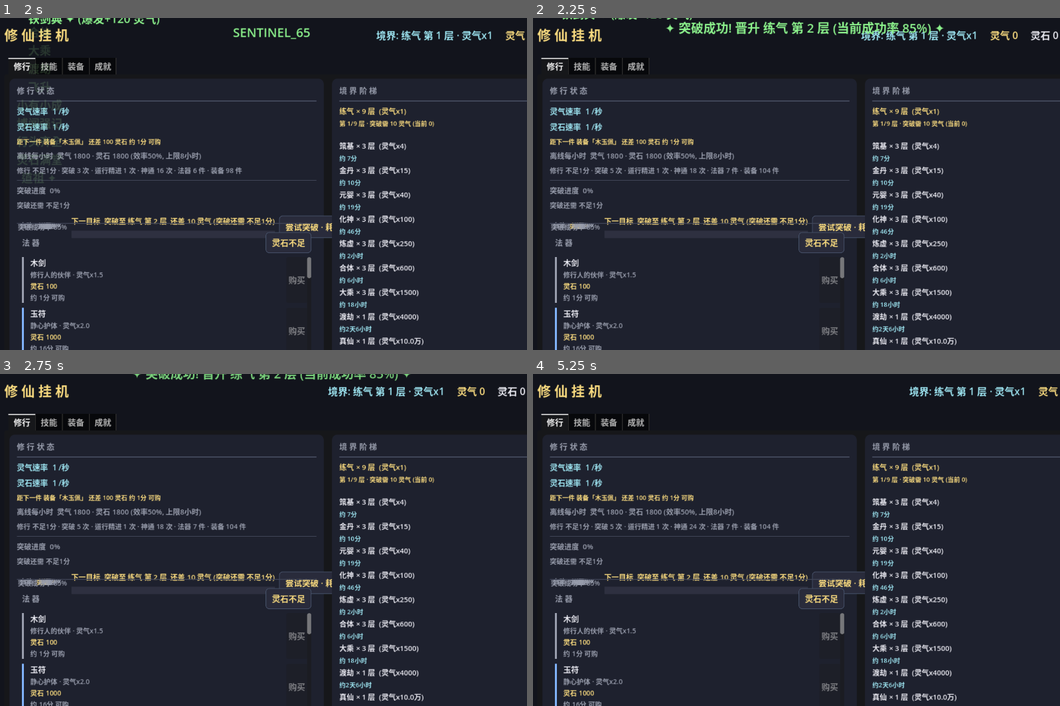
Above: before the commit, frames 1-4 (two rows, left to right).
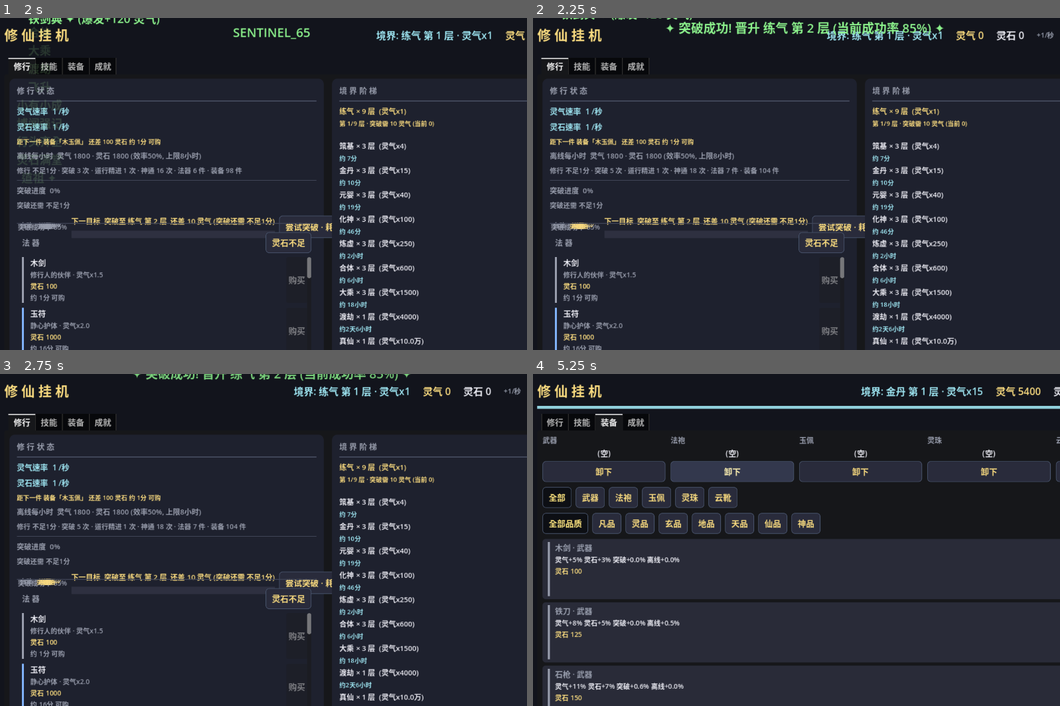
Above: after the commit, the same moments.

Repository: playerss/xiuxian-idle-godot
Game: Godot game, scene res://scenes/ui_test.tscn
The game is run twice, just before and just after one commit, with the same random seed, the same clock (stepped at 60 frames per second) and the same inputs. This scene is started directly instead of the project's main scene.
Inputs (mouse positions are in pixels of both pictures, inside the frame that each line leads up to):
- Up to frame 1 (2 s): click (326, 51) at 0.5 s; click "尝试突破 · 耗 90 灵气 (成功率99%)" at 1.25 s
- Up to frame 2 (2.25 s): click "尝试突破 · 耗 10 灵气 (成功率85%)" at 2 s
- Up to frame 3 (2.75 s): no input
- Up to frame 4 (5.25 s): click "自动突破: 开" at 2.75 s; click (1049, 583) at 3.5 s, where only the run before the commit has a clickable "自动购置: 关"; click (601, 470) at 4.25 s, where only the run before the commit has a clickable "卸下"; click (733, 470) at 5 s, where only the run before the commit has a clickable "卸下"

Frame 1 is identical in both runs. In frame 2, 0.9% of the frame differs, in the area x 7-100%, y 3-64%; in frame 3, 0.9%; in frame 4, 14%, in the area x 0-100%, y 3-100%.

Commit message:
feat(打磨-90): 顶栏 一键挂机 状态徽标 — 挂机 全程 自动 后 玩家 顶栏 扫视 不知 "一键挂机 已全开" 终态 (顶栏 自动 N/4 徽标 只 表达 部分开 进度, 全开 时 自动 4/4 与 挂机 终态 视觉 无区分, 修行页 一键挂机 按钮 在 突破区 需 切页 才见); 顶栏 自动 徽标 右侧 加 金色 圆角 徽标 "挂机" (4 自动开关 全开 才 显示, 部分开/全关 隐藏 — 与 打磨-73 自动 N/4 同父 同风格 但 只表达 全开 终态, 部分开 用 自动 N/4 表达 进度 本 徽标 隐藏 不重叠), 升级 flat Button 可点击热区 (手型光标+悬停 淡底 金边, 复用 打磨-73/74 徽标 模式): 点击=切 修行页 + 一键挂机 按钮 金边高亮 1.2s (按钮 normal 换 金边 2px 样式, 1.2s 自动恢复 构建时 缓存 默认 normal, 重入 kill 旧 tween, 复用 法器区/突破区 高亮 口径; 纯导航 无 存档/统计 副作用, 与 修行页 一键挂机 按钮 双向 可达); 全开 态 变化 才 刷 显隐 (auto_all_on 与 按钮 全开态 同口径, 读档恢复/外部 单开关 改 同步), tooltip=全开 口径+离线不触发+点击直达 说明; GameData 无新接口 (复用 打磨-88 auto_all_on 只读 全开态), main.gd _idle_badge 顶栏 子节点 (紧随 _auto_badge 后) + _idle_badge_on 全开态 缓存 + _on_idle_badge/_flash_idle_btn/_restore_idle_btn + _auto_idle_btn focus 透明化 (防 获焦 边框 干扰 金边高亮) + _idle_btn_sb_rest 构建时 normal 缓存; ui_test +27 项 = 1916 项 (徽标 节点 顶栏 同父/flat Button+手型/悬停金边/tooltip 全开+离线+点击口径/初始 全关 隐藏 文本空/部分开 3/4 挂机 徽标 隐藏 但 自动 3/4 并存/全开 显示 挂机+自动 4/4 并存/同态 节流 稳定/点击 切 tab0+一键挂机按钮 金边高亮 边框宽=2 金+底部消息+不 误触 开关 仍 全开/重入 kill 旧 tween 不叠加/1.2s 后 高亮 自动恢复 边框0/全关 隐藏 自动 徽标 亦 隐藏/无 资源/统计/开关 副作用/收尾 稳定); selftest 1086 项回归 (纯 UI 复用 既有 接口 无 新 数据层 断言), stress 613 + 主场景冒烟 0 报错回归全过; PROJECT_PLAN 勾选 打磨-90, README 补 1916 项

Diff:
--- a/scripts/main.gd
+++ b/scripts/main.gd
@@ -109,8 +109,14 @@
 var _offline_last_text := ""       # 打磨-66: 最近一次离线浮动文案 (自测断言用)
 var _auto_restore_count := 0       # 打磨-72: 启动 自动系列 恢复 提示 次数 (自测断言用)
 var _auto_restore_last_text := ""  # 打磨-72: 最近一次 自动 恢复 提示 文案 (自测断言用)
-var _auto_badge: Button            # 打磨-73/74: 顶栏 自动系列 状态徽标 ("自动 N/3", 任一开关开 显示 全关 隐藏; flat Button 可点击热区=切修行页+汇总行金边高亮)
+var _auto_badge: Button            # 打磨-73/74: 顶栏 自动系列 状态徽标 ("自动 N/4", 任一开关开 显示 全关 隐藏; flat Button 可点击热区=切修行页+汇总行金边高亮)
 var _auto_badge_n := -1            # 打磨-73: 已刷过的 开启开关数 缓存 (-1=未应用, 首帧必刷; 变化才刷)
+var _auto_badge_sb: StyleBoxFlat   # 打磨-90: 自动 徽标 normal 样式 (供 一键挂机 徽标 同风格 复用)
+var _auto_badge_sb_hover: StyleBoxFlat  # 打磨-90: 自动 徽标 hover 样式 (供 一键挂机 徽标 复用)
+var _idle_badge: Button            # 打磨-90: 顶栏 一键挂机 状态徽标 ("挂机", 4 自动开关 全开 才 显示, 部分开/全关 隐藏; flat Button 可点击热区=切修行页+一键挂机按钮金边高亮)
+var _idle_badge_on := false        # 打磨-90: 已刷过的 全开 态 缓存 (变化才刷 显隐; 与 按钮 全开态 同口径 auto_all_on)
+var _idle_btn_hi_tween: Tween      # 打磨-90: 一键挂机按钮 高亮 tween (1.2s 后 自动恢复, 重入 kill 旧 tween)
+var _idle_btn_sb_rest: StyleBoxFlat  # 打磨-90: 一键挂机按钮 构建时 normal 样式缓存 (高亮后 恢复 用)
 # 打磨-75: 一键系列 顶栏 状态汇总 徽标 (六项 可执行数 一览 "一键 N·施N·法N·装N·神N·佳N";
 # 各段 flat Button 热区 点击 直达 对应页/执行 对应批量操作, 复用 打磨-44/71/74 直达模式)
 var _onekey_badge: Button          # 顶栏 一键系列 汇总徽标 (HBox: 前缀 Label + 6 段 flat Button)
@@ -298,25 +304,44 @@
 	_auto_badge.text = ""
 	_auto_badge.add_theme_font_size_override("font_size", 15)
 	_auto_badge.add_theme_color_override("font_color", GOLD)
-	var ab_sb := StyleBoxFlat.new()
-	ab_sb.bg_color = Color(0.15, 0.13, 0.07)
-	ab_sb.set_border_width_all(1)
-	ab_sb.border_color = GOLD
-	ab_sb.set_corner_radius_all(4)
-	ab_sb.content_margin_left = 6.0
-	ab_sb.content_margin_right = 6.0
-	ab_sb.content_margin_top = 2.0
-	ab_sb.content_margin_bottom = 2.0
-	_auto_badge.add_theme_stylebox_override("normal", ab_sb)
-	var ab_sb_hover := ab_sb.duplicate() as StyleBoxFlat
-	ab_sb_hover.bg_color = Color(0.25, 0.22, 0.11)
-	ab_sb_hover.border_color = Color(1, 0.95, 0.7)
-	_auto_badge.add_theme_stylebox_override("hover", ab_sb_hover)
-	_auto_badge.add_theme_stylebox_override("pressed", ab_sb_hover)
-	_auto_badge.add_theme_stylebox_override("focus", ab_sb_hover)
+	_auto_badge_sb = StyleBoxFlat.new()
+	_auto_badge_sb.bg_color = Color(0.15, 0.13, 0.07)
+	_auto_badge_sb.set_border_width_all(1)
+	_auto_badge_sb.border_color = GOLD
+	_auto_badge_sb.set_corner_radius_all(4)
+	_auto_badge_sb.content_margin_left = 6.0
+	_auto_badge_sb.content_margin_right = 6.0
+	_auto_badge_sb.content_margin_top = 2.0
+	_auto_badge_sb.content_margin_bottom = 2.0
+	_auto_badge.add_theme_stylebox_override("normal", _auto_badge_sb)
+	_auto_badge_sb_hover = _auto_badge_sb.duplicate() as StyleBoxFlat
+	_auto_badge_sb_hover.bg_color = Color(0.25, 0.22, 0.11)
+	_auto_badge_sb_hover.border_color = Color(1, 0.95, 0.7)
+	_auto_badge.add_theme_stylebox_override("hover", _auto_badge_sb_hover)
+	_auto_badge.add_theme_stylebox_override("pressed", _auto_badge_sb_hover)
+	_auto_badge.add_theme_stylebox_override("focus", _auto_badge_sb_hover)
 	_auto_badge.pressed.connect(_on_auto_badge)
 	_auto_badge.visible = false
 	top.add_child(_auto_badge)
+	# 打磨-90: 顶栏 一键挂机 状态徽标 (金色圆角 "挂机", 4 自动开关 全开 才 显示, 部分开/全关 隐藏;
+	# 与 打磨-73 "自动 N/4" 徽标 同风格 同位置 (紧随其后), 区别: 本 徽标 只 表达 "一键挂机 已全开"
+	# 终态 (挂机全程自动 无需手动), 部分开 不显示 (用 自动 N/4 表达 进度);
+	# 升级 flat Button 可点击热区 (手型光标+悬停 淡底 金边, 复用 打磨-73/74 模式):
+	# 点击=切 修行页 + 一键挂机 按钮 金边高亮 1.2s (复用 法器区 高亮 口径); 纯导航 无 存档/统计 副作用)
+	_idle_badge = Button.new()
+	_idle_badge.flat = true
+	_idle_badge.toggle_mode = false
+	_idle_badge.mouse_default_cursor_shape = Control.CURSOR_POINTING_HAND
+	_idle_badge.text = ""
+	_idle_badge.add_theme_font_size_override("font_size", 15)
+	_idle_badge.add_theme_color_override("font_color", GOLD)
+	_idle_badge.add_theme_stylebox_override("normal", _auto_badge_sb.duplicate())
+	_idle_badge.add_theme_stylebox_override("hover", _auto_badge_sb_hover.duplicate())
+	_idle_badge.add_theme_stylebox_override("pressed", _auto_badge_sb_hover.duplicate())
+	_idle_badge.add_theme_stylebox_override("focus", _auto_badge_sb_hover.duplicate())
+	_idle_badge.pressed.connect(_on_idle_badge)
+	_idle_badge.visible = false
+	top.add_child(_idle_badge)
 	# 打磨-75: 顶栏 一键系列 状态汇总 徽标 (六项 可执行数 一览; 各段 可点击 热区:
 	# 领悟/神通/法器/装备/最佳 = 直达对应页 并重置 筛选 (口径 同 打磨-44 收集直达),
 	# 施展 = 直接 执行 一键施展 (核心批量 点击 反馈, 与 各页 一键 按钮 完全 同口径);
@@ -658,6 +683,11 @@
 		+ "各开关 独立 存档 持久化 (各自 auto_* 字段), 离线期间不触发 (离线只结算收益, 重新进入游戏后生效)。\n\n"
 		+ "【各开关 动态 状态 (动态)】")
 	_auto_idle_btn.tooltip_text = _auto_idle_tip_static
+	# 打磨-90: focus 透明化 (顶栏 挂机 徽标 点击直达 时 按钮 获焦 会 叠加 焦点 边框, 干扰 金边高亮 展示)
+	var _idle_focus := StyleBoxFlat.new()
+	_idle_focus.bg_color = Color(0, 0, 0, 0)
+	_auto_idle_btn.add_theme_stylebox_override("focus", _idle_focus)
+	_idle_btn_sb_rest = _auto_idle_btn.get_theme_stylebox("normal")
 	break_box.add_child(_auto_idle_btn)
 	# 打磨-70: 自动系列 状态汇总行 (三个开关 开启后 扫视 不知 哪些 已 生效;
 	# 一行摘要 "自动: 突破 ✓/✗ · 购置 ✓/✗ · 施展 ✓/✗", 开启 金 / 未开 灰, 状态 变化 才刷)
@@ -1653,6 +1683,22 @@
 			_auto_badge.visible = false
 			_auto_badge.text = ""
 			_auto_badge.tooltip_text = ""
+	# 打磨-90: 顶栏 一键挂机 状态徽标 (4 自动开关 全开 才 显示 "挂机", 部分开/全关 隐藏;
+	# 全开 态 变化才刷 显隐 (auto_all_on 与 按钮 全开态 同口径, 读档恢复/外部改 同步);
+	# 纯展示 无 存档/统计 副作用)
+	var ib_on: bool = g.auto_all_on()
+	if ib_on != _idle_badge_on:
+		_idle_badge_on = ib_on
+		if ib_on:
+			_idle_badge.visible = true
+			_idle_badge.text = "挂机"
+			_idle_badge.tooltip_text = ("一键挂机 已全开 (自动突破 + 自动购置 + 自动施展 + 自动领悟 全部自动, 挂机全程无需手动点击)。"
+				+ "\n开关 存档 持久化, 离线期间不触发 (离线只结算收益, 重新进入游戏后生效)。"
+				+ "\n点击: 直达 修行页·一键挂机按钮 (金边高亮)")
+		else:
+			_idle_badge.visible = false
+			_idle_badge.text = ""
+			_idle_badge.tooltip_text = ""
 	# 打磨-88: 一键挂机 按钮 态 (全开 态 变化才刷; 读档恢复/外部 单开关 改 同步;
 	# 按压=全开, 文本 全开/全关; 纯展示 无 存档/统计 副作用)
 	var idle_on: bool = g.auto_all_on()
@@ -2655,6 +2701,47 @@
 	_auto_sum_panel.add_theme_stylebox_override("panel", sb)
 
 
+# 打磨-90: 顶栏 挂机 徽标 点击直达 — 点击=切 修行页 + 一键挂机 按钮 金边高亮 1.2s
+# (复用 法器区/突破区 高亮 口径: 按钮 normal 换 金边 样式, 1.2s 自动恢复 构建时 缓存 默认样式;
+# 重入 kill 旧 tween; 纯导航 无 存档/统计 副作用, 与 修行页 一键挂机 按钮 双向 可达)
+func _on_idle_badge() -> void:
+	_tab.current_tab = 0
+	_flash_idle_btn()
+	_show_msg("直达 修行页·一键挂机按钮 (一键 全开/全关 自动系列)")
+
+
+# 打磨-90: 一键挂机 按钮 金边高亮 1.2s 后自动恢复 (tween 驱动, 重入 先 kill 旧 tween, 同 法器区 口径;
+# 高亮=按钮 normal 换 金边 2px 样式, 恢复=构建时 缓存 默认 normal 样式 _idle_btn_sb_rest)
+func _flash_idle_btn() -> void:
+	if _auto_idle_btn == null:
+		return
+	if _idle_btn_hi_tween != null and _idle_btn_hi_tween.is_valid():
+		_idle_btn_hi_tween.kill()
+	var sb := StyleBoxFlat.new()
+	sb.bg_color = Color(0.3, 0.24, 0.1)
+	sb.border_color = GOLD
+	sb.set_border_width_all(2)
+	sb.set_corner_radius_all(6)
+	sb.content_margin_left = 12.0
+	sb.content_margin_right = 12.0
+	sb.content_margin_top = 8.0
+	sb.content_margin_bottom = 8.0
+	_auto_idle_btn.add_theme_stylebox_override("normal", sb)
+	_auto_idle_btn.add_theme_stylebox_override("hover", sb.duplicate())
+	_auto_idle_btn.add_theme_stylebox_override("pressed", sb.duplicate())
+	_idle_btn_hi_tween = create_tween()
+	_idle_btn_hi_tween.tween_interval(1.2)
+	_idle_btn_hi_tween.tween_callback(_restore_idle_btn)
+
+
+func _restore_idle_btn() -> void:
+	if _auto_idle_btn == null:
+		return
+	_auto_idle_btn.add_theme_stylebox_override("normal", _idle_btn_sb_rest)
+	_auto_idle_btn.add_theme_stylebox_override("hover", _idle_btn_sb_rest.duplicate())
+	_auto_idle_btn.add_theme_stylebox_override("pressed", _idle_btn_sb_rest.duplicate())
+
+
 # 打磨-82: 顶栏 下一目标 进度条 点击直达 — 点击=切 修行页 + 突破区 (进度/ETA/成功率/
 # 下一目标/突破按钮/自动系列) 金边高亮 1.2s (复用 法器区 高亮 口径); 纯导航 无 存档/统计 副作用,
 # 与 顶栏 自动 徽标 点击直达 (打磨-74) / 收集进度 点击直达 (打磨-44) 同 模式
--- a/scripts/ui_test.gd
+++ b/scripts/ui_test.gd
@@ -129,6 +129,7 @@
 	await _assert_auto_learn()
 	await _assert_auto_next_tips()
 	await _assert_auto_idle()
+	await _assert_idle_badge()
 	await _assert_auto_summary()
 	await _assert_auto_sum_jump()
 	_assert_auto_restore()
@@ -2802,6 +2803,105 @@
 	await get_tree().process_frame
 
 
+# 打磨-90: 顶栏 一键挂机 状态徽标 — 金色圆角 "挂机" (4 自动开关 全开 才 显示, 部分开/全关 隐藏,
+# 与 打磨-73 "自动 N/4" 同父/同风格 但 只表达 全开 终态); flat Button 可点击热区 (手型光标+悬停金边):
+# 点击=切 修行页 + 一键挂机 按钮 金边高亮 1.2s (复用 法器区 高亮 口径); 纯导航 无 存档/统计 副作用.
+# 断言 (手动驱动 确定性): 徽标节点 顶栏同父/flat Button+手型/悬停金边/tooltip 全开口径/
+# 初始 全关 隐藏 文本空/部分开 3/4 隐藏 (与 自动 3/4 并存)/全开 显示 "挂机"+tooltip/
+# 全开 节流 同态 稳定/点击 → 切 修行页(tab0)+一键挂机按钮 金边高亮(border宽=2 金)+底部消息/
+# 重入 kill 旧 tween 不叠加/1.2s 后 高亮 自动恢复 边框0/全关 隐藏 无热区/无 资源/统计/开关 副作用/收尾 隐藏.
+func _assert_idle_badge() -> void:
+	var g := GameData
+	# 前置: _assert_auto_idle 收尾 四关 全 关; 切 成就页 作为 点击 前 受控 tab
+	ui._tab.current_tab = 3
+	# 徽标 节点: 顶栏 子节点 (与 自动 徽标 同父), flat Button + 手型光标 + 金色字
+	var badge: Button = ui._idle_badge
+	check(badge != null, "打磨-90 顶栏 挂机 徽标 节点 存在")
+	if badge == null:
+		return
+	check(badge is Button and badge.flat == true and badge.toggle_mode == false,
+			"打磨-90 徽标 flat 非toggle Button (可点热区)")
+	check(badge.get_parent() == ui._auto_badge.get_parent(),
+			"打磨-90 徽标 挂在 顶栏 (与 自动 徽标 同父; 实际 %s)" % str(badge.get_parent()))
+	check(badge.mouse_default_cursor_shape == Control.CURSOR_POINTING_HAND,
+			"打磨-90 徽标 手型光标 提示可点")
+	check(badge.get_theme_color("font_color") == ui.GOLD,
+			"打磨-90 徽标 字色 金色 (实际 %s)" % str(badge.get_theme_color("font_color")))
+	check(badge.get_theme_stylebox("hover") != null
+			and badge.get_theme_stylebox("hover").border_width_left == 1,
+			"打磨-90 徽标 悬停 金边 样式 非空 (hover 边框宽=1)")
+	# 初始 全关 态: 隐藏, 文本空, tooltip 空
+	check(badge.visible == false and str(badge.text) == "" and str(badge.tooltip_text) == "",
+			"打磨-90 初始 全关 徽标 隐藏/文本空/tooltip 空 (visible=%s 文本=%s)" % [str(badge.visible), str(badge.text)])
+	# 部分开 3/4: 挂机 徽标 隐藏 (但 自动 N/4 徽标 显示 3/4 表达 进度)
+	g.auto_break = true
+	g.auto_buy = true
+	g.auto_cast = true
+	g.auto_learn = false
+	ui._refresh()
+	check(badge.visible == false, "打磨-90 部分开(3/4) 挂机 徽标 隐藏 (visible=%s)" % str(badge.visible))
+	check(str(ui._auto_badge.text) == "自动 3/4",
+			"打磨-90 部分开(3/4) 自动 徽标 仍 显示 3/4 (实际 %s)" % str(ui._auto_badge.text))
+	# 全开: 挂机 徽标 显示 "挂机" + tooltip 全开 口径 + 自动 徽标 4/4 并存
+	g.auto_learn = true
+	ui._refresh()
+	check(badge.visible == true, "打磨-90 全开 挂机 徽标 显示 (visible=%s)" % str(badge.visible))
+	check(str(badge.text) == "挂机", "打磨-90 全开 文案=挂机 (实际 %s)" % str(badge.text))
+	var ib_tip: String = str(badge.tooltip_text)
+	check(ib_tip.find("一键挂机 已全开") >= 0 and ib_tip.find("离线期间不触发") >= 0,
+			"打磨-90 全开 tooltip 含 全开/离线 口径 (实际 %s)" % ib_tip.left(40))
+	check(ib_tip.find("直达 修行页·一键挂机按钮") >= 0,
+			"打磨-90 全开 tooltip 含 点击直达 口径")
+	check(str(ui._auto_badge.text) == "自动 4/4",
+			"打磨-90 全开 自动 徽标 4/4 并存 (实际 %s)" % str(ui._auto_badge.text))
+	# 节流: 全开 同态 再 _refresh, 文本/可见 稳定 无副作用
+	var snap90: Dictionary = g.stats.duplicate(true)
+	var st90: float = g.stones
+	ui._refresh()
+	check(badge.visible == true and str(badge.text) == "挂机",
+			"打磨-90 全开 同态 节流 文本/可见 稳定")
+	# 副作用快照 (点击 不应改变 资源/统计/开关)
+	var snap90b: Dictionary = g.stats.duplicate(true)
+	var st90b: float = g.stones
+	var key90: String = g.auto_summary_key()
+	# 点击 → 切 修行页(tab0) + 一键挂机按钮 金边高亮 + 底部消息
+	var rest_sb: StyleBoxFlat = ui._auto_idle_btn.get_theme_stylebox("normal")
+	var rest_border: int = rest_sb.border_width_left if rest_sb != null else -1
+	ui._on_idle_badge()
+	await get_tree().process_frame
+	check(ui._tab.current_tab == 0, "打磨-90 点击 徽标 → 切 修行页 (tab=0) (实际 %d)" % ui._tab.current_tab)
+	var hi_sb: StyleBoxFlat = ui._auto_idle_btn.get_theme_stylebox("normal")
+	check(hi_sb != null and hi_sb.border_width_left == 2 and hi_sb.border_color == ui.GOLD,
+			"打磨-90 点击 徽标 → 一键挂机按钮 金边高亮 (边框宽=2 金)")
+	check(str(ui._msg_label.text).find("直达 修行页·一键挂机按钮") >= 0,
+			"打磨-90 点击 徽标 → 底部消息确认 (实际 %s)" % str(ui._msg_label.text).left(40))
+	# 点击 不 误触 一键挂机 开关 (开关/资源/统计 不变, 纯导航)
+	check(g.auto_summary_key() == key90, "打磨-90 点击 徽标 不 误触 一键挂机 开关 (仍 全开 %s)" % g.auto_summary_key())
+	check(g.stones == st90b and g.stats == snap90b, "打磨-90 点击 徽标 无 资源/统计 副作用 (纯导航)")
+	# 重入: 高亮中 再点 徽标 kill 旧 tween 重开 (不报错 且 仍 金边)
+	ui._on_idle_badge()
+	await get_tree().process_frame
+	var hi_sb2: StyleBoxFlat = ui._auto_idle_btn.get_theme_stylebox("normal")
+	check(hi_sb2 != null and hi_sb2.border_width_left == 2, "打磨-90 高亮中 重入 不叠加/不报错 (仍 金边)")
+	# 等待 tween 结束 (1.2s, 重入后 重新计时) 后 自动恢复 边框 0 (回到 构建时 默认 normal)
+	await get_tree().create_timer(1.4).timeout
+	var rest_sb2: StyleBoxFlat = ui._auto_idle_btn.get_theme_stylebox("normal")
+	check(rest_sb2 != null and rest_sb2.border_width_left == rest_border,
+			"打磨-90 一键挂机按钮 高亮 1.2s 后 自动恢复 (边框宽=%d)" % rest_sb2.border_width_left)
+	# 全关 恢复 隐藏 (挂机 徽标 无热区); 自动 徽标 亦 隐藏
+	g.set_auto_all(false)
+	ui._refresh()
+	check(badge.visible == false and str(badge.text) == "" and str(badge.tooltip_text) == "",
+			"打磨-90 全关 挂机 徽标 恢复 隐藏/文本空/tooltip 空 (visible=%s)" % str(badge.visible))
+	check(ui._auto_badge.visible == false, "打磨-90 全关 自动 徽标 亦 隐藏 (无热区)")
+	# 收尾: 修行页 稳定, 一键挂机按钮 无边框 (防 污染); 无 资源/统计 副作用
+	check(ui._tab.current_tab == 0, "打磨-90 收尾 保持 修行页")
+	var rest_sb3: StyleBoxFlat = ui._auto_idle_btn.get_theme_stylebox("normal")
+	check(rest_sb3 != null and rest_sb3.border_width_left == rest_border, "打磨-90 收尾 一键挂机按钮 无边框")
+	check(g.stones == st90b and g.stats == snap90b, "打磨-90 收尾 无 资源/统计 副作用")
+	await get_tree().process_frame
+
+
 # 打磨-70: 自动系列 状态汇总 — 汇总行存在 (前缀+4 段标签, 打磨-80 起 4 开关)/tooltip 口径/
 # 四关 初始 全灰 ✗/开关切换 (按钮点击+外部置) 后 _refresh 同步 文本/颜色 (开=金 关=灰)/
 # 节流 (键不变不重刷)/无 存档/统计 副作用; 收尾 四开关 全 关 + 汇总 恢复 四关 态
Not shown, changed: PROJECT_PLAN.md
Not shown, changed: README.md
